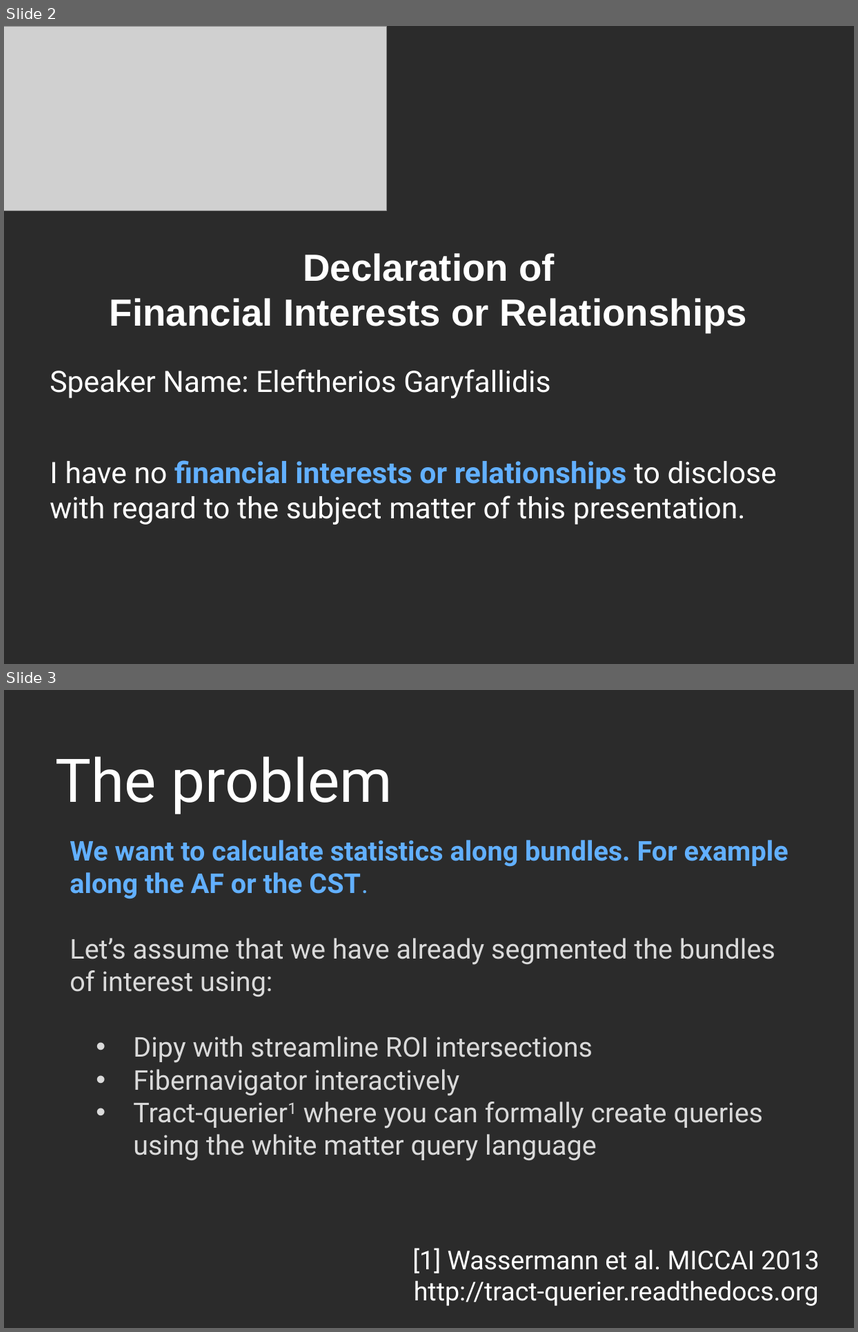
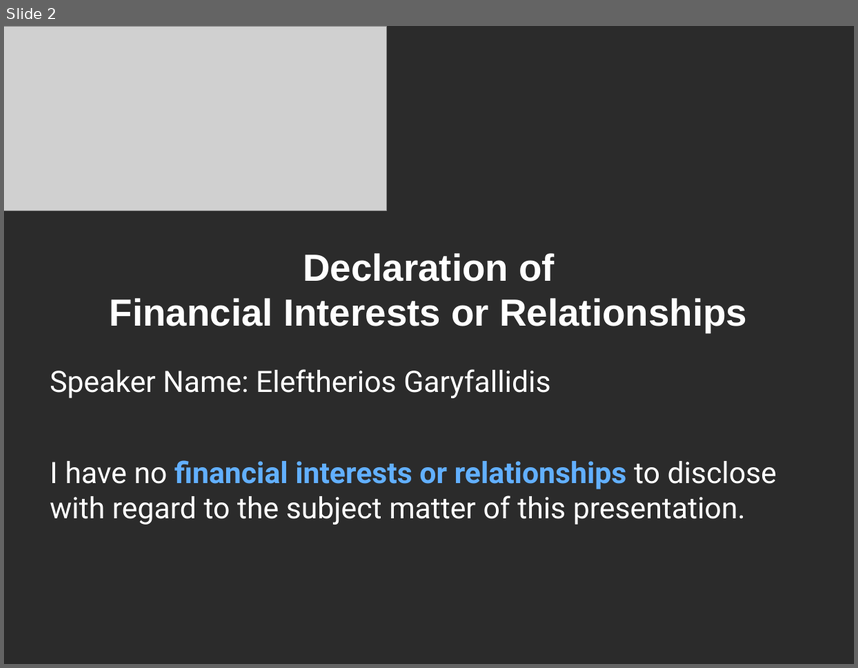
Before and after one commit to Garyfallidis/meta_didaktoriko, a slide deck: ismrm2014/oral/bundle_alignment.ppt. Shown one above the other, each under a label of ours: slides 2 and 3 before the commit, slide 2 after it. The pictures are 858x1332 and 858x668 pixels, drawn with LibreOffice and Linux fonts; fonts in the diff are those of the drawing; grey boxes stand for pictures; background and template pictures are left out; a plain dark background stands for a picture behind light text. Boxes give left, top, right and bottom in pixels: in the first picture for what was removed or moved away, otherwise in the second. Text is boxed around its words. In the diff, an @@ line names an element or a change of style, - is before the commit and + after.

```diff
--- a/ismrm2014/oral/bundle_alignment.ppt
+++ b/ismrm2014/oral/bundle_alignment.ppt
@@ slide 3 removed at <box>4,690,854,1328</box>, background picture (left out) @@
@@ title removed at <box>56,756,392,814</box> @@
-The problem
@@ text removed at <box>70,840,789,1161</box> @@
-We want to calculate statistics along bundles. For example along the AF or the CST.
-Let’s assume that we have already segmented the bundles of interest using:
-  • Dipy with streamline ROI intersections
-  • Fibernavigator interactively
-  • Tract-querier1 where you can formally create queries using the white matter query language
@@ text removed at <box>412,1248,819,1305</box> @@
-[1] Wassermann et al. MICCAI 2013
-http://tract-querier.readthedocs.org
```
Also in this commit, not shown: 6 slides changed, 7 slides added, 2 other slides removed, 8 other files.
